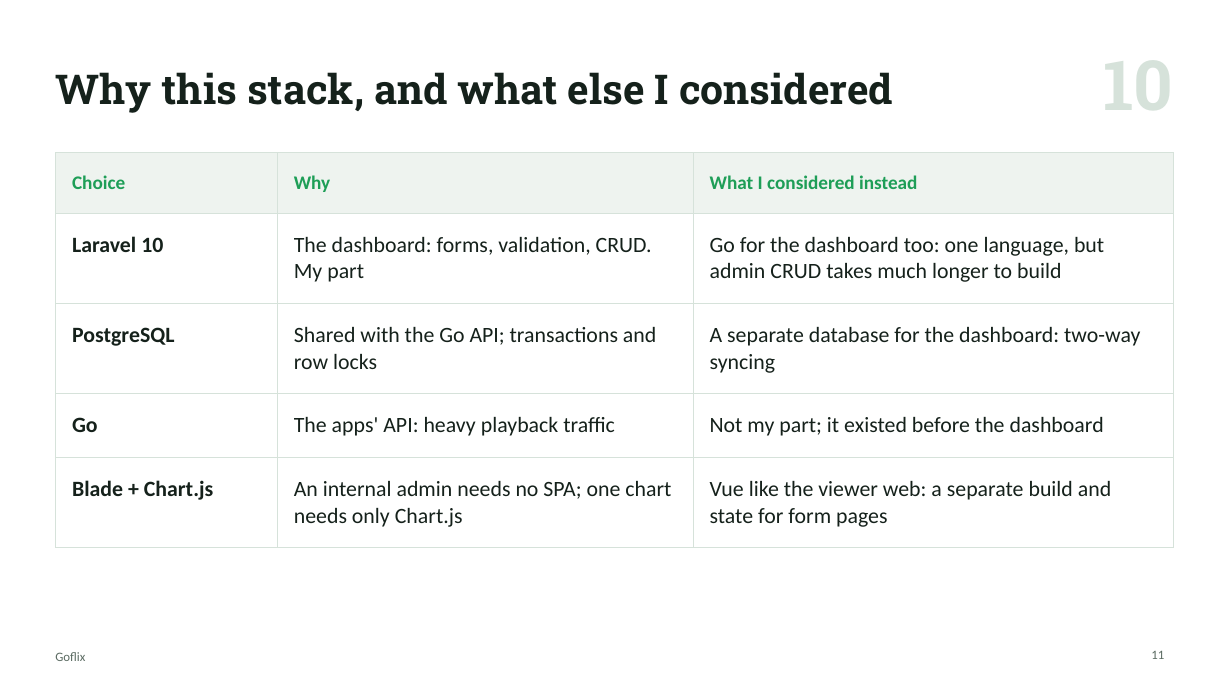
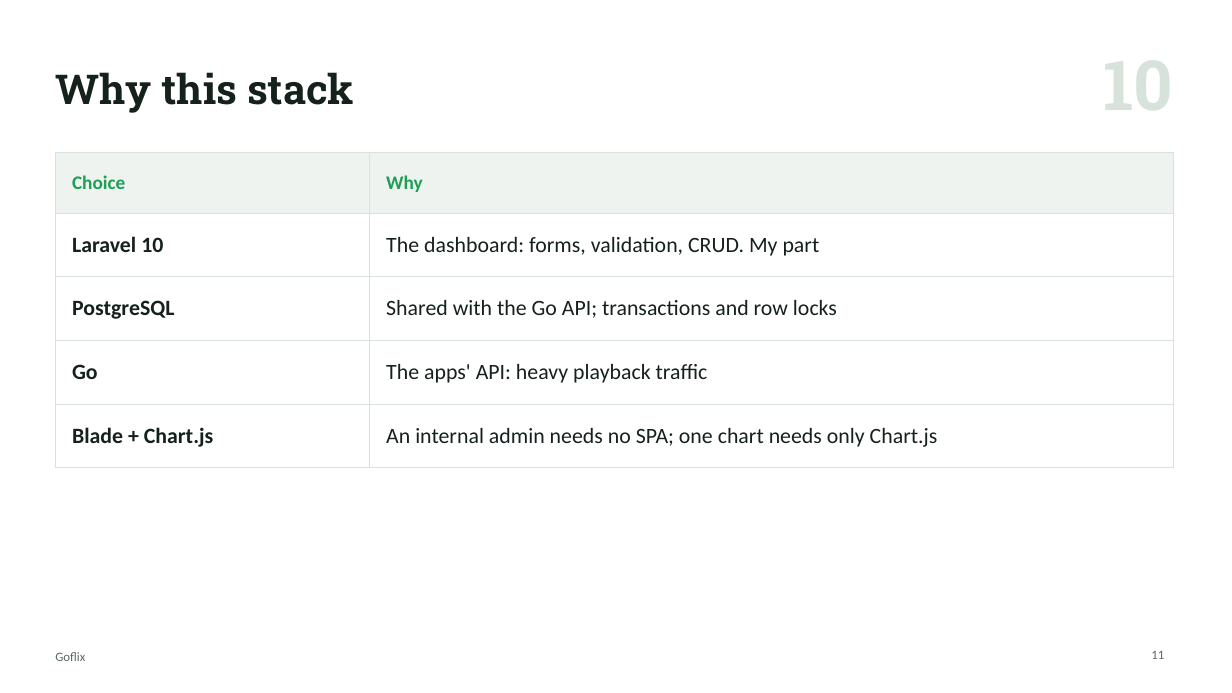
Before and after one commit to Enricosaputra/goflix-dashboard-demo, a slide deck: slide 11 of docs/Goflix-walkthrough.pptx. Drawn at 1232x693 pixels with LibreOffice and Linux fonts; fonts in the diff are those of the drawing. Boxes give left, top, right and bottom in pixels: in the first picture for what was removed or moved away, otherwise in the second. Text is boxed around its words. In the diff, an @@ line names an element or a change of style, - is before the commit and + after.

Commit message:
Decks: ER diagram slide, stack slide gives the reason only, no trade-off slide

```diff
--- a/docs/Goflix-walkthrough.pptx
+++ b/docs/Goflix-walkthrough.pptx
@@ title at (55,72,354,113): text changed @@
-Why this stack, and what else I considered
+Why this stack
@@ table at (55,152,1174,451) @@
-column 3: What I considered instead | Go for the dashboard too: one language, but admin CRUD takes much longer to build | A separate database for the dashboard: two-way syncing | Not my part; it existed before the dashboard | Vue like the viewer web: a separate build and state for form pages
```
Also in this commit, not shown: 4 other slides changed, 1 slide added, 1 slide removed, 7 other files.
